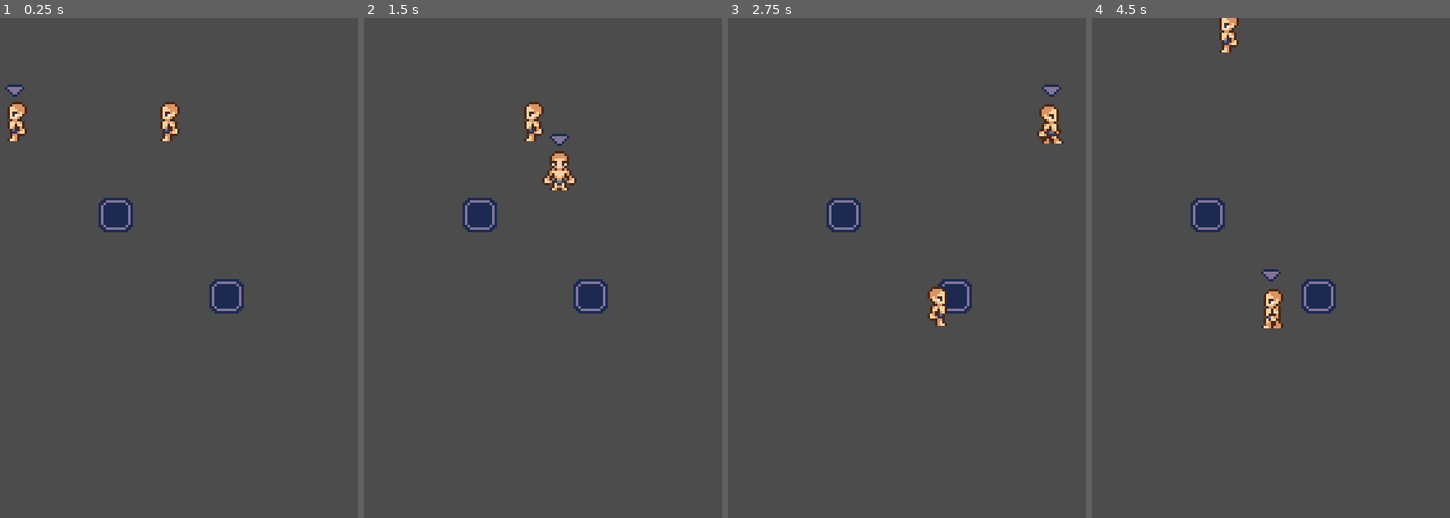
Above: before the commit, frames 1-4 (left to right).
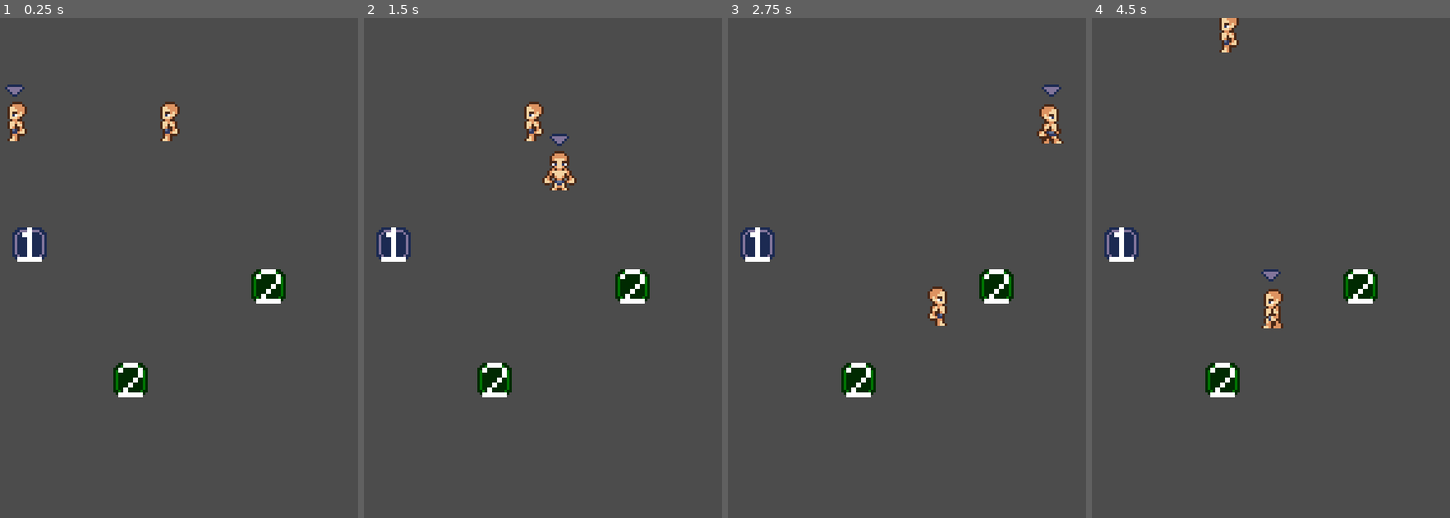
Above: after the commit, the same moments.

Repository: dmitriy-shmilo/gwj40
Game: Godot game, scene res://game_screen/game_screen.tscn
The game is run twice, just before and just after one commit, with the same random seed, the same clock (stepped at 60 frames per second) and the same inputs.
Inputs (mouse positions are in pixels of both pictures, inside the frame that each line leads up to):
- Up to frame 1 (0.25 s): no input
- Up to frame 2 (1.5 s): tap Enter at 0.5 s; move the mouse to (693, 283) at 0.52 s; hold D (right) 0.53-1.28 s; tap Space (interact) at 0.6, 1.35 s; click (693, 283) at 0.67 s; move the mouse to (428, 343) at 1.27 s; hold S (down) from 1.28 s (still down)
- Up to frame 3 (2.75 s): move the mouse to (982, 183) at 2.02 s; release S (down) at 2.03 s; hold D (right) from 2.03 s (still down); tap E (next_char) at 2.1 s; tap Space (interact) at 2.3 s
- Up to frame 4 (4.5 s): move the mouse to (1253, 433) at 2.77 s; release D (right) at 2.78 s; hold W (up) 2.78-3.53 s; tap Space (interact) at 2.85, 3.6 s; click (1253, 433) at 2.92 s; move the mouse to (outside the picture) at 3.52 s; hold A (left) from 3.53 s (still down); move the mouse to (1095, 223) at 4.27 s; tap E (next_char) at 4.35 s

The runs differ from the first frame. In frame 1, 3.1% of the frame differs, in the area x 3-80%, y 35-76%; in frame 2, 3.1%; in frame 3, 3.0%; in frame 4, 3.1%.

Commit message:
Mock item dispensers.

Diff:
--- a/src/game_screen/character/interacting_state.gd
+++ b/src/game_screen/character/interacting_state.gd
@@ -4,19 +4,21 @@
 
 var _current_progress = 0
 var _total_progress = 0
+var _target: InteractiveItem = null
 
 func enter(args = {}) -> void:
-	var target = args.get("target") as InteractiveItem
+	_target = args.get("target") as InteractiveItem
 
-	if target == null:
+	if _target == null:
 		print("Can't enter InteractingState without an InteractiveItem target")
 		_transition("IdleState")
 		return
 
 	_character.interaction_progress_visible = true
 	_current_progress = 0
-	_total_progress = target.interaction_time
-	_character.direction = (target.global_position - _character.global_position).normalized()
+	_target.interact_start(_character)
+	_total_progress = _target.interaction_time
+	_character.direction = (_target.global_position - _character.global_position).normalized()
 	_character.current_animation = "idle"
 
 
@@ -29,7 +31,7 @@
 	_character.set_interaction_progress(_current_progress, _total_progress)
 
 	if _current_progress >= _total_progress:
-		print("Interaction done!")
+		_target.interact_finish(_character)
 		_transition("IdleState")
 
 	if not _character.selected:
@@ -39,4 +41,5 @@
 	# TODO: consider an option to cancel interaction on move
 	if Input.is_action_just_pressed("interact"):
 		_transition("IdleState")
+		_target.interact_stop(_character)
 		return
--- a/src/game_screen/game_screen.tscn
+++ b/src/game_screen/game_screen.tscn
@@ -1,9 +1,10 @@
-[gd_scene load_steps=6 format=2]
+[gd_scene load_steps=7 format=2]
 
 [ext_resource path="res://game_screen/game_screen.gd" type="Script" id=1]
 [ext_resource path="res://ui/default_theme.tres" type="Theme" id=2]
 [ext_resource path="res://game_screen/character/character.tscn" type="PackedScene" id=3]
-[ext_resource path="res://game_screen/interactive_item.tscn" type="PackedScene" id=4]
+[ext_resource path="res://game_screen/interactive/dispencer1.tscn" type="PackedScene" id=4]
+[ext_resource path="res://game_screen/interactive/dispencer2.tscn" type="PackedScene" id=5]
 
 [sub_resource type="RectangleShape2D" id=24]
 extents = Vector2( 150, 10 )
@@ -65,16 +66,19 @@
 
 [node name="YSort" type="YSort" parent="."]
 
+[node name="Dispencer1" parent="YSort" instance=ExtResource( 4 )]
+position = Vector2( 62, 92 )
+
+[node name="Dispencer2" parent="YSort" instance=ExtResource( 5 )]
+position = Vector2( 159, 109 )
+
+[node name="Dispencer3" parent="YSort" instance=ExtResource( 5 )]
+position = Vector2( 103, 147 )
+
 [node name="Character1" parent="YSort" instance=ExtResource( 3 )]
 
 [node name="Character2" parent="YSort" instance=ExtResource( 3 )]
 position = Vector2( 118, 42 )
-
-[node name="InteractiveItem" parent="YSort" instance=ExtResource( 4 )]
-
-[node name="InteractiveItem2" parent="YSort" instance=ExtResource( 4 )]
-position = Vector2( 142, 113 )
-interaction_time = 10.0
 
 [node name="Top" type="StaticBody2D" parent="."]
 position = Vector2( 128, 0 )
--- /dev/null
+++ b/src/game_screen/interactive/dispencer1.tscn
@@ -0,0 +1,32 @@
+[gd_scene load_steps=4 format=2]
+
+[ext_resource path="res://game_screen/interactive/interactive_dispencer.tscn" type="PackedScene" id=1]
+[ext_resource path="res://assets/art/ui.png" type="Texture" id=2]
+[ext_resource path="res://ui/default_theme.tres" type="Theme" id=3]
+
+[node name="Dispencer1" type="Node2D"]
+
+[node name="Sprite" type="Sprite" parent="."]
+texture = ExtResource( 2 )
+region_enabled = true
+region_rect = Rect2( 0, 0, 16, 16 )
+
+[node name="InteractiveDispencer" parent="." instance=ExtResource( 1 )]
+item_id = 1
+
+[node name="Label" type="Label" parent="."]
+anchor_left = 0.5
+anchor_top = 0.5
+anchor_right = 0.5
+anchor_bottom = 0.5
+margin_left = -5.0
+margin_top = -15.0
+margin_right = 7.0
+margin_bottom = 11.0
+theme = ExtResource( 3 )
+text = "1"
+align = 1
+valign = 1
+__meta__ = {
+"_edit_use_anchors_": false
+}
--- /dev/null
+++ b/src/game_screen/interactive/dispencer2.tscn
@@ -0,0 +1,34 @@
+[gd_scene load_steps=4 format=2]
+
+[ext_resource path="res://game_screen/interactive/interactive_dispencer.tscn" type="PackedScene" id=1]
+[ext_resource path="res://assets/art/ui.png" type="Texture" id=2]
+[ext_resource path="res://ui/default_theme.tres" type="Theme" id=3]
+
+[node name="Dispencer2" type="Node2D"]
+
+[node name="Sprite" type="Sprite" parent="."]
+self_modulate = Color( 0, 1, 0.0156863, 1 )
+texture = ExtResource( 2 )
+region_enabled = true
+region_rect = Rect2( 0, 0, 16, 16 )
+
+[node name="InteractiveDispencer" parent="." instance=ExtResource( 1 )]
+interaction_time = 3.0
+item_id = 2
+
+[node name="Label" type="Label" parent="."]
+anchor_left = 0.5
+anchor_top = 0.5
+anchor_right = 0.5
+anchor_bottom = 0.5
+margin_left = -5.0
+margin_top = -15.0
+margin_right = 7.0
+margin_bottom = 11.0
+theme = ExtResource( 3 )
+text = "2"
+align = 1
+valign = 1
+__meta__ = {
+"_edit_use_anchors_": false
+}
--- /dev/null
+++ b/src/game_screen/interactive/interactive_dispencer.gd
@@ -0,0 +1,9 @@
+extends InteractiveItem
+class_name InteractiveDispencer
+
+export(int) var item_id  = -1
+
+func interact_finish(src: Node) -> void:
+	var character = src as Character
+	assert(character != null, "Only characters should trigger interaction finish")
+	character.add_item(item_id)
--- /dev/null
+++ b/src/game_screen/interactive/interactive_dispencer.tscn
@@ -0,0 +1,14 @@
+[gd_scene load_steps=3 format=2]
+
+[ext_resource path="res://game_screen/interactive/interactive_dispencer.gd" type="Script" id=1]
+
+[sub_resource type="CircleShape2D" id=25]
+radius = 7.0
+
+[node name="InteractiveDispencer" type="StaticBody2D"]
+collision_layer = 2
+collision_mask = 0
+script = ExtResource( 1 )
+
+[node name="CollisionShape2D" type="CollisionShape2D" parent="."]
+shape = SubResource( 25 )
--- /dev/null
+++ b/src/game_screen/interactive/interactive_item.gd
@@ -0,0 +1,19 @@
+extends StaticBody2D
+class_name InteractiveItem
+
+signal interaction_started(Node)
+signal interaction_finished(Node)
+signal interaction_stopped(Node)
+
+export(float) var interaction_time = 5.0
+
+func interact_start(source: Node) -> void:
+	emit_signal("interaction_started", source)
+
+
+func interact_finish(source: Node) -> void:
+	emit_signal("interaction_finished", source)
+
+
+func interact_stop(source: Node) -> void:
+	emit_signal("interaction_stopped", source)
--- /dev/null
+++ b/src/game_screen/interactive/interactive_item.tscn
@@ -0,0 +1,14 @@
+[gd_scene load_steps=3 format=2]
+
+[ext_resource path="res://game_screen/interactive/interactive_item.gd" type="Script" id=1]
+
+[sub_resource type="CircleShape2D" id=25]
+radius = 7.0
+
+[node name="InteractiveItem" type="StaticBody2D"]
+collision_layer = 2
+collision_mask = 0
+script = ExtResource( 1 )
+
+[node name="CollisionShape2D" type="CollisionShape2D" parent="."]
+shape = SubResource( 25 )
--- a/src/game_screen/interactive_item.gd
+++ /dev/null
@@ -1,4 +0,0 @@
-extends StaticBody2D
-class_name InteractiveItem
-
-export(float) var interaction_time = 5.0
--- a/src/game_screen/interactive_item.tscn
+++ /dev/null
@@ -1,21 +0,0 @@
-[gd_scene load_steps=4 format=2]
-
-[ext_resource path="res://assets/art/ui.png" type="Texture" id=1]
-[ext_resource path="res://game_screen/interactive_item.gd" type="Script" id=2]
-
-[sub_resource type="CircleShape2D" id=25]
-radius = 7.0
-
-[node name="InteractiveItem" type="StaticBody2D"]
-position = Vector2( 97, 80 )
-collision_layer = 2
-collision_mask = 0
-script = ExtResource( 2 )
-
-[node name="BodySprite" type="Sprite" parent="."]
-texture = ExtResource( 1 )
-region_enabled = true
-region_rect = Rect2( 0, 0, 16, 16 )
-
-[node name="CollisionShape2D" type="CollisionShape2D" parent="."]
-shape = SubResource( 25 )
--- a/src/project.godot
+++ b/src/project.godot
@@ -39,10 +39,15 @@
 "language": "GDScript",
 "path": "res://game_screen/character/interacting_state.gd"
 }, {
+"base": "InteractiveItem",
+"class": "InteractiveDispencer",
+"language": "GDScript",
+"path": "res://game_screen/interactive/interactive_dispencer.gd"
+}, {
 "base": "StaticBody2D",
 "class": "InteractiveItem",
 "language": "GDScript",
-"path": "res://game_screen/interactive_item.gd"
+"path": "res://game_screen/interactive/interactive_item.gd"
 }, {
 "base": "Button",
 "class": "KeyBindingButton",
@@ -86,6 +91,7 @@
 "Fader": "",
 "IdleState": "",
 "InteractingState": "",
+"InteractiveDispencer": "",
 "InteractiveItem": "",
 "KeyBindingButton": "",
 "MovingState": "",
